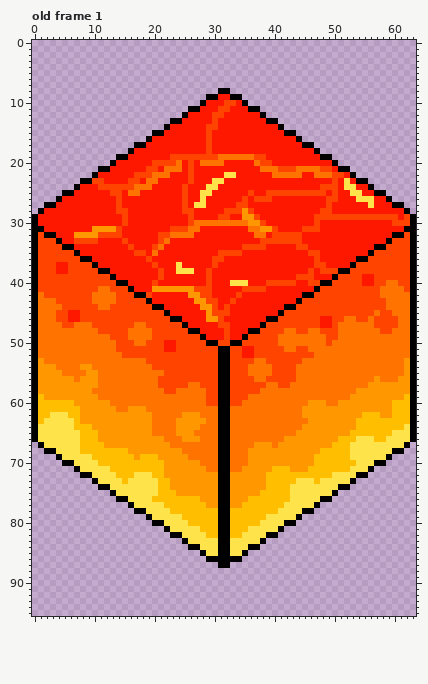
Pixel-art file, stored at sprites/tiles/Lava/Lava.aseprite. Above is the file before it was changed.
64x96 pixels, 1 frame. Shown: old frame 1.
Now the later version:
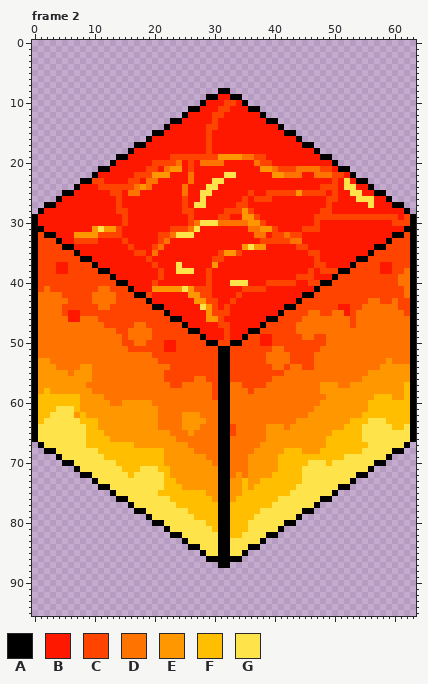
Palette (. is transparent): A #000000  B #ff1800  C #ff4400  D #ff7300  E #ff9800  F #ffbe00  G #ffe34b
A new or re-ordered frame is compared with the old frame closest to it.
Changes in this commit:
frames 1 -> 2
Frame 2 is new; against old frame 1:
y 19: x 31..34 DDDD -> EEEE
y 21: x 23..24 DD -> EE; x 38..39 DD -> EE
y 22: x 20..22 DDD -> EEE; x 26 C -> D; x 40..41 DD -> EE
y 23: x 26 C -> D
y 24: x 18 D -> E; x 25 C -> D
y 25: x 25 C -> D; x 44 C -> E
y 30: x 28..30 DDD -> GGG
y 31: x 11 E -> G; x 27 D -> G
y 32: x 24..26 DDD -> GGG; x 42 C -> D
y 33: x 43..44 CC -> DD
y 34: x 35..38 CCCC -> EGEE
y 35: x 32..33 CC -> EE
y 37: x 30 C -> E; x 58..59 CC -> BB
y 38: x 58..59 CC -> BB; x 62 C -> D
y 39: x 55..56 BB -> CC; x 61..62 CC -> DD
y 40: x 55..56 BB -> CC; x 59..62 DDCC -> CCDD
y 41: x 2 C -> D; x 25 E -> G; x 58..62 DDDDC -> CCCCD
y 42: x 2..4 CCC -> DDD; x 58..61 DDDD -> CCCC
y 43: x 4..5 CC -> DD; x 56..57 CC -> DD; x 59 D -> C; x 61..62 DD -> CC
y 44: x 28 E -> G; x 51..52 CC -> BB; x 55..58 CCCC -> DDDD; x 61..62 DD -> CC
y 45: x 4 C -> D; x 46..47 CC -> DD; x 50..52 CCC -> DDB; x 54..56 CCC -> DDD; x 58..59 CC -> DD; x 62 D -> C
y 46: x 4..5 CC -> DD; x 8..10 CCC -> DDD; x 45..51 CCCBBCC -> DDDDDDD; x 53..55 DCC -> CDD; x 57..60 CCCC -> DDDD
y 47: x 5..6 CC -> DD; x 10..11 CC -> DD; x 44..50 CCCCBBC -> DDDDDDD; x 53 D -> C; x 57..60 CCCC -> DDDD
y 48: x 11..13 CCC -> DDD; x 42..45 DDCC -> CCDD; x 48..50 CCC -> DDD; x 58..59 CC -> DD
y 49: x 13..14 CC -> DD; x 38..39 CC -> BB; x 41..44 DDDD -> CCCC; x 47..50 DDCC -> CCDD
y 50: x 14 C -> D; x 38..39 CC -> BB; x 41..49 DDDDDDDDC -> CCCCCCCCD
y 51: x 14..15 CC -> DD; x 35..36 BB -> CC; x 40..43 CCDD -> DDCC; x 46..47 DD -> CC
y 52: x 15..19 CCCCC -> DDDDD; x 35..36 BB -> CC; x 39..42 CCCC -> DDDD
y 53: x 2 D -> E; x 19..20 CC -> DD; x 37..42 DDCCCC -> CCDDDD; x 45..46 DD -> CC; x 59 D -> E; x 62 E -> D
y 54: x 20..22 CCC -> DDD; x 36..41 DDDDCC -> CCCCDD; x 43 C -> D; x 45..46 DD -> CC; x 58..61 DDDD -> EEEE
y 55: x 5 D -> E; x 7..8 DD -> EE; x 10 E -> D; x 36..39 DDDD -> CCCC; x 42..43 CC -> DD; x 56..61 DDDDDD -> EEEEEE
y 56: x 7 D -> E; x 10 E -> D; x 21 C -> D; x 27..28 CC -> DD; x 37..38 DD -> CC; x 40..43 CCCC -> DDDD; x 55..56 DD -> EE; x 58..60 DDD -> EEE
y 57: x 9..10 EE -> DD; x 21..22 CC -> DD; x 25 C -> D; x 28..29 CC -> DD; x 33..34 CC -> DD; x 41..42 CC -> DD; x 48..50 DDD -> EEE; x 53..55 DDD -> EEE; x 62 E -> F
y 58: x 2 E -> F; x 22..23 CC -> DD; x 29 C -> D; x 33..35 CCC -> DDD; x 37 C -> D; x 48..53 DDDDDD -> EEEEEE; x 62 E -> F
y 59: x 2..7 EEEEEE -> FFFFFF; x 11 D -> E; x 29 C -> D; x 33..35 CCC -> DDD; x 49..52 DDDD -> EEEE; x 57..59 EEE -> FFF
y 60: x 7 E -> F; x 15..19 DDDDD -> EEEEE; x 29..30 CC -> DD; x 33..34 CC -> DD; x 46..47 EE -> DD; x 49..50 DD -> EE; x 56..59 EEEE -> FFFF
y 61: x 4..6 FFF -> GGG; x 14..15 DD -> EE; x 19..20 DD -> EE; x 45..46 EE -> DD; x 56..59 EEEE -> FFFF
y 62: x 6..8 FFE -> GEF; x 20 D -> E; x 45 E -> D; x 58..59 EE -> FF
y 63: x 7..10 FEEE -> GFFF; x 20 D -> E; x 24 E -> D; x 44..45 DD -> EE; x 53 E -> F; x 56..58 FFF -> GGG
y 64: x 7..8 FF -> GG; x 10 E -> F; x 20 D -> E; x 24 E -> D; x 33 D -> C; x 39..41 DDD -> EEE; x 43..44 DD -> EE; x 52..53 EE -> FF; x 55..59 FFFFF -> GGGGG
y 65: x 8 F -> G; x 11 E -> F; x 20..22 DDD -> EEE; x 24..25 EE -> DD; x 33 D -> C; x 39..43 DDDDD -> EEEEE; x 50..52 EEE -> FFF; x 55..59 FFFFF -> GGGGG
y 66: x 8 F -> G; x 11..12 EE -> FF; x 22..23 DD -> EE; x 25..27 EEE -> DDD; x 39..41 DDD -> EEE; x 49..50 EE -> FF; x 54 G -> F; x 57..58 FF -> GG
y 67: x 8 F -> G; x 12..16 EEEEE -> FFFFF; x 23..25 DDD -> EEE; x 37 E -> D; x 40 D -> E; x 49 E -> F; x 53..55 GGG -> FFF
y 68: x 8..10 FFF -> GGG; x 16..21 EEEEEE -> FFFFFF; x 25..26 DD -> EE; x 36 E -> D; x 42..44 EEE -> FFF; x 53..54 GG -> FF
y 69: x 10..11 FF -> GG; x 17 E -> F; x 21 E -> F; x 26..28 DDD -> EEE; x 41..46 EEEEEE -> FFFFFF; x 52 F -> G
y 70: x 11..13 FFF -> GGG; x 28..29 DD -> EE; x 41..48 EEEEEEFF -> FFFFFGGG; x 50..53 FFFF -> GGGG
y 71: x 13..14 FF -> GG; x 18..20 FFF -> GGG; x 22 E -> F; x 29..30 DD -> EE; x 35 E -> D; x 40 F -> E; x 43..52 EEEFFFFFFF -> FFGGGGGGGG
y 72: x 14..15 FF -> GG; x 20..22 FFE -> GGF; x 33 E -> D; x 35 E -> D; x 39 F -> E; x 45..49 FFFFF -> GGGGG
y 73: x 15 F -> G; x 21 F -> G; x 23 E -> F; x 35 E -> F; x 38 E -> F; x 44 G -> F; x 47 F -> G
y 74: x 21 F -> G; x 23..24 EE -> FF; x 35 E -> F; x 37..38 EE -> FF; x 43 G -> F
y 75: x 24..28 EEEEE -> FFFFF; x 35..37 EEE -> FFF
y 76: x 20..22 FFF -> GGG; x 28..29 EE -> FF; x 34..35 EE -> FF; x 41..42 FF -> GG
y 77: x 22..23 FF -> GG; x 29..30 EE -> FF; x 33..34 EE -> FF; x 40..41 FF -> GG
y 78: x 23..25 FFF -> GGG; x 38..40 FFF -> GGG
y 79: x 25..26 FF -> GG; x 37..38 FF -> GG
y 80: x 26..28 FFF -> GGG; x 36..37 FF -> GG
y 81: x 28..29 FF -> GG
y 82: x 29..30 FF -> GG
